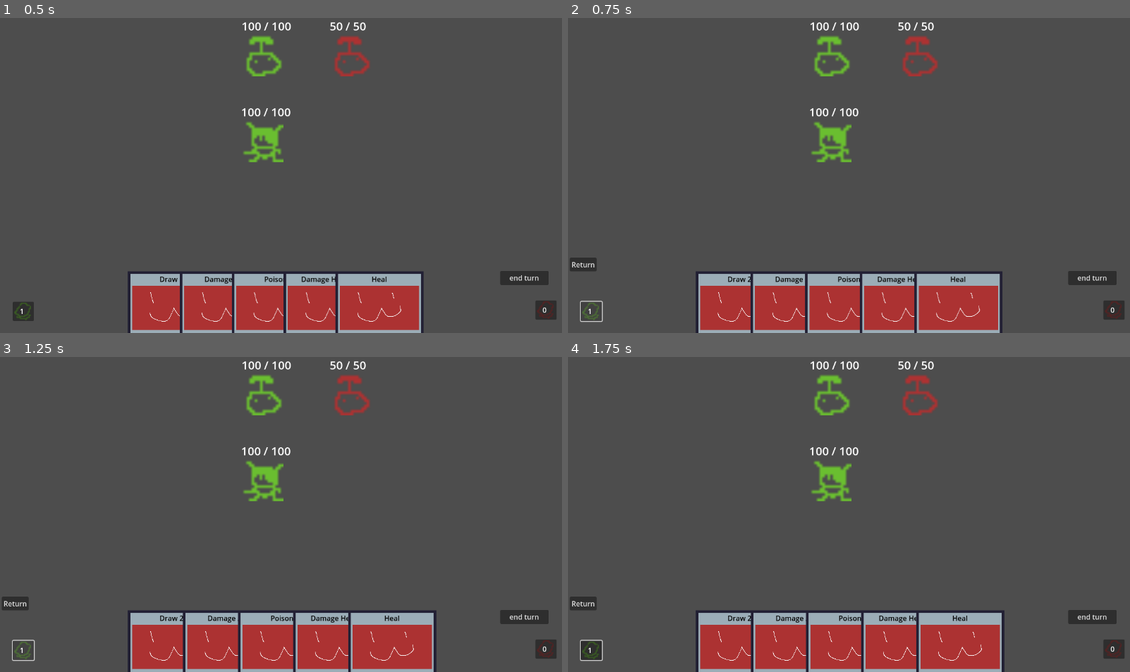
Above: before the commit, frames 1-4 (two rows, left to right).
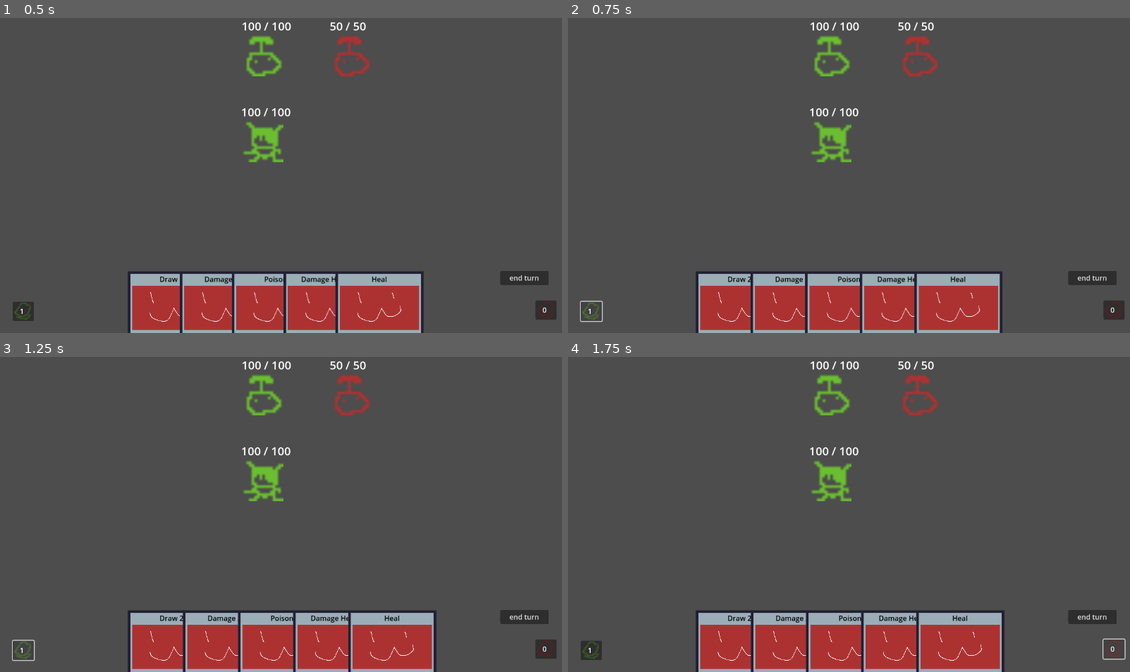
Above: after the commit, the same moments.

Repository: Saplings-Projects/1M_sub
Game: Godot game, scene res://#Scenes/TestingScene.tscn
Two runs of this game, one before a commit and one after it. Both use one fixed random seed, a clock stepped at 60 frames per second and the inputs below.
Inputs:
- Up to frame 1 (0.5 s): no input
- Up to frame 2 (0.75 s): click "1" at 0.5 s
- Up to frame 3 (1.25 s): no input
- Up to frame 4 (1.75 s): click "0" at 1.25 s

Frame 1 is identical in both runs. In frame 2, 0.2% of the frame differs, in the area x 0-6%, y 76-81%; in frame 3, 0.2%; in frame 4, 0.3%, in the area x 0-100%, y 76-97%.

Commit message:
Revert "The button now shows a new scene with"
This reverts commit dcf9447ed3224b1654695a0a32f9e28e0f928d8b.

Diff:
--- a/#Scenes/TestingScene.tscn
+++ b/#Scenes/TestingScene.tscn
@@ -66,7 +66,6 @@
 pile_count_label = NodePath("DrawPileCount")
 
 [node name="ShowCardPile" type="Button" parent="CanvasLayer/UIControl/DrawPile"]
-layout_mode = 0
 offset_left = -1.0
 offset_top = -2.0
 offset_right = 47.0
--- a/#Scenes/card_pile_ui.tscn
+++ b/#Scenes/card_pile_ui.tscn
@@ -1,40 +1,17 @@
-[gd_scene load_steps=2 format=3 uid="uid://bl3au25n1f8ld"]
+[gd_scene format=3 uid="uid://bl3au25n1f8ld"]
 
-[ext_resource type="Script" path="res://UI/card_pile_ui.gd" id="1_1s2o8"]
-
-[node name="card_pile_ui" type="Control"]
+[node name="CardPileUI" type="Control"]
 layout_mode = 3
 anchors_preset = 15
 anchor_right = 1.0
 anchor_bottom = 1.0
-offset_top = -1.0
-offset_bottom = -1.0
 grow_horizontal = 2
 grow_vertical = 2
-script = ExtResource("1_1s2o8")
 
-[node name="GridContainer" type="GridContainer" parent="."]
-layout_mode = 1
-anchors_preset = -1
-anchor_left = 0.365
-anchor_top = 0.301
-anchor_right = 0.67
-anchor_bottom = 0.594
-offset_left = -0.200012
-offset_top = 0.279984
-offset_right = 0.399963
-offset_bottom = 0.319977
-columns = 8
-
-[node name="VBoxContainer" type="VBoxContainer" parent="."]
+[node name="Label" type="Label" parent="."]
 layout_mode = 0
-offset_left = 4.0
-offset_top = 550.0
-offset_right = 65.0
-offset_bottom = 590.0
-
-[node name="Button" type="Button" parent="VBoxContainer"]
-layout_mode = 2
-text = "Return"
-
-[connection signal="pressed" from="VBoxContainer/Button" to="." method="_on_button_pressed"]
+offset_left = 450.0
+offset_top = 255.0
+offset_right = 774.0
+offset_bottom = 400.0
+text = "This space has been intentionlly left blank"
--- a/UI/ShowCardPile.gd
+++ b/UI/ShowCardPile.gd
@@ -2,12 +2,19 @@
 ## Shows an UI for the player to see the content of that specific Card Pile
 
 @onready var parent_node = $".."
-@onready var root = parent_node.get_parent()
-@onready var cardUI: PackedScene = preload("res://#Scenes/card_pile_ui.tscn")
+var scene: PackedScene = preload("res://#Scenes/card_pile_ui.tscn")
+
+# Called when the node enters the scene tree for the first time.
+func _ready():
+	print(parent_node.get_name())
 
 
+
+
+# Called every frame. 'delta' is the elapsed time since the previous frame.
+func _process(_delta):
+	pass
+
 func _pressed():
-	#print(parent_node.get_name())
-	var uiPile = cardUI.instantiate()
-	uiPile.populate(parent_node.get_name())
-	root.add_child(uiPile)
+	var instance = scene.instantiate()
+	add_child(instance)
--- a/UI/card_pile_ui.gd
+++ /dev/null
@@ -1,47 +0,0 @@
-extends Control
-
-@onready var gridcontainer: GridContainer = $GridContainer
-@onready var parent_node = $".."
-
-#I wanted to use pure_card as card_scene is used in (https://github.com/Paper-2/1M_sub/blob/bc1048d2eddec7aa6205d1bc2be40c519858b40a/Cards/CardContainer.gd#L117-L125)
-@onready var pure_card: PackedScene
-
-var discard_pile: Array[CardBase] = CardManager.card_container.discard_pile
-var draw_pile: Array[CardBase]    = CardManager.card_container.draw_pile
-var deck: Array[CardBase]         = CardManager.card_container.default_deck
-var cards_to_display: Array[CardBase]
-
-
-# TODO bind esc to return to the game
-func _on_button_pressed():
-	queue_free()
-
-
-#Im open for suggestions with the name of this fuction
-func populate(parent_name):
-
-
-
-	if parent_name == "DiscardPile":
-		cards_to_display = discard_pile
-	elif parent_name == "DrawPile":
-		cards_to_display = draw_pile
-
-	elif parent_name == "PLACEHOLDER":
-		pass
-
-
-	#
-	for card in cards_to_display:
-		var cardworld: CardWorld = CardWorld.new()
-
-		#var cardworld: CardWorld = pure_card.instantiate() This line also gives an error :WideFauna2:
-		print(card, cardworld)
-
-		#Why doesn't this line work? I Keep getting the error Cannot call method 'add_child' on a null value.
-		#gridcontainer.add_child(cardworld)
-
-		$GridContainer.add_child(cardworld)
-
-		#the card gets initialize yet its node doesn't show up in the screen
-		cardworld.init_card(card)
